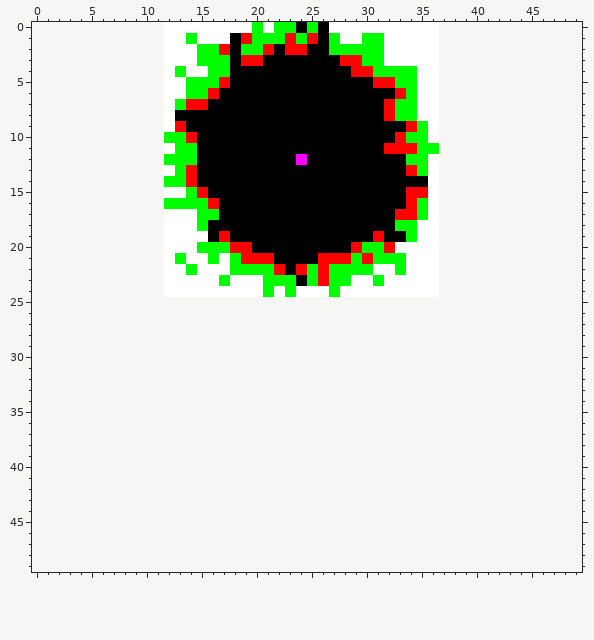
Pixel-art sprite: png_layers/layer_5.png. The picture above was drawn from the file before the commit.
The file is 25x25 pixels. The old version is drawn lined up with the new one, on the new canvas.
Once edited:
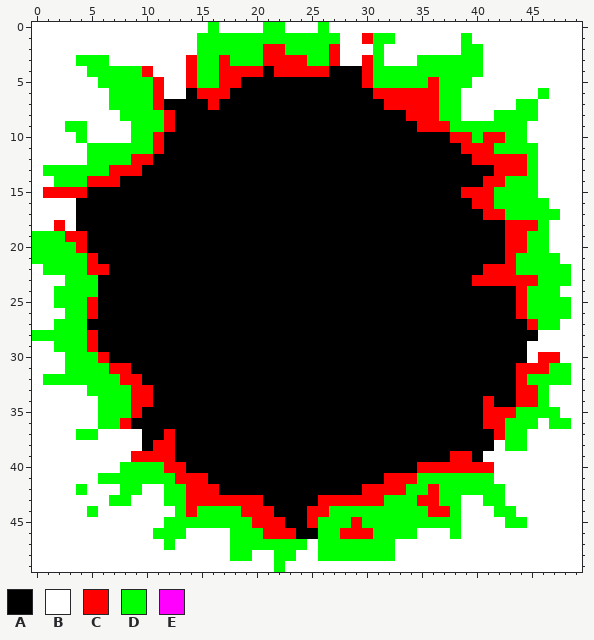
Palette (. is transparent): A #000000  B #ffffff  C #ff0000  D #00ff00  E #ff00ff
Difference:
canvas 25x25 -> 50x50, the old top-left corner now at 12,0
Changed rows in their new state; - is an unchanged pixel.
first column x 0:
 0 BBBBBBBBBBBB----D---BD-BBBD----------BBBBBBBBBBBBB
 1 BBBBBBBBBBBB--BDDDDD---D-DD---C-D----BBDBBBBBBBBBB
 2 BBBBBBBBBBBB-----DD---CDDDDCBBB------BBDDBBBBBBBBB
 3 BBBBDDDBBBBB--C--CDDDCCCCDDCBBC----DDDDDDBBBBBBBBB
 4 BBBBBDDDDDCB-BCD-CCCC-CCCCC--A-----DDDDDDBBBBBBBBB
 5 BBBBBBDDDDDC--C---C-----------CDD--DCDDDBBBBBBBBBB
 6 BBBBBBBDDDDC--AC-C-------------CC-CCCDDBBBBBBBDBBB
 7 BBBBBBBDDDDCAAAAC----------------CCCCDDBBBBBDDBBBB
 8 BBBBBBBBDDDDC-------------------AACCCDDBBBDDDDBBBB
 9 BBBDDBBBBDDDCA--------------------ACCCDDDDDDDBBBBB
10 BBBBDBBBBDDCAAA------------------AAAAACCDCCDDBBBBB
11 BBBBBDDDDDDCAAA-----------------AAAAAAACCCDDDDBBBB
12 BBBBBDDDDCCAAAA---------A---------AAAAAACCCCCDBBBB
13 BDDDDDDCCCAAAAA-------------------AAAAAAAACCCDBBBB
14 BBDDDCCCAAAAAAA---------------------AAAAACCDDDBBBB
15 BCCCCAAAAAAAAAAA------------------AAAAACCCDDDDBBBB
16 BBBBAAAAAAAAAAAAA-----------------AAAAAACCDDDDDBBB
17 BBBBAAAAAAAAAAAAA----------------AAAAAAAACCDDDDDBB
18 BBCBAAAAAAAAAAAA-----------------AAAAAAAAAACCCDBBB
19 DDDCCAAAAAAAAAAA-A-------------A--AAAAAAAAACCDDBBB
20 DDDDCAAAAAAAAAAAAAAA---------AAAAAAAAAAAAAACCDDBBB
21 DDDDDCAAAAAAAAAAAAAAAA----AAAAAAAAAAAAAAAAACDDDDBB
22 BDDDDCCAAAAAAAAAAAAAAAA-AAAAAAAAAAAAAAAAACCCDDDDDB
23 BBBDDDAAAAAAAAAAAAAAAAAA-AAAAAAAAAAAAAAACCCCCCDDDB
24 BBDDDDAAAAAAAAAAAAAAAAAAAAAAAAAAAAAAAAAAAAAACDDDBB
25 BBDDDCAAAAAAAAAAAAAAAAAAAAAAAAAAAAAAAAAAAAAACDDDDB
26 BBBDDCAAAAAAAAAAAAAAAAAAAAAAAAAAAAAAAAAAAAAACDDDDB
27 BBDDDAAAAAAAAAAAAAAAAAAAAAAAAAAAAAAAAAAAAAAAACDDBB
28 DDDDDCAAAAAAAAAAAAAAAAAAAAAAAAAAAAAAAAAAAAAAAABBBB
29 BBDDDCAAAAAAAAAAAAAAAAAAAAAAAAAAAAAAAAAAAAAAABBBBB
30 BBBDDDCAAAAAAAAAAAAAAAAAAAAAAAAAAAAAAAAAAAAAABCCBB
31 BBBDDDDCCAAAAAAAAAAAAAAAAAAAAAAAAAAAAAAAAAAACCCDDB
32 BDDDDDDDCCAAAAAAAAAAAAAAAAAAAAAAAAAAAAAAAAAACDDDDB
33 BBBBBDDDDCCAAAAAAAAAAAAAAAAAAAAAAAAAAAAAAAAACCDBBB
34 BBBBBBDDDCCAAAAAAAAAAAAAAAAAAAAAAAAAAAAAACAACCDBBB
35 BBBBBBDDDCAAAAAAAAAAAAAAAAAAAAAAAAAAAAAAACCCDDDDBB
36 BBBBBBDDCAAAAAAAAAAAAAAAAAAAAAAAAAAAAAAAACCDDDBDDB
37 BBBBDDBBBBAACAAAAAAAAAAAAAAAAAAAAAAAAAAAAACDDBBBBB
38 BBBBBBBBBBACCAAAAAAAAAAAAAAAAAAAAAAAAAAAAABDDBBBBB
39 BBBBBBBBBCCCCAAAAAAAAAAAAAAAAAAAAAAAAACCABBBBBBBBB
40 BBBBBBBBDDDDCCAAAAAAAAAAAAAAAAAAAAACCCCCCCBBBBBBBB
41 BBBBBBDDDDDDDCCCAAAAAAAAAAAAAAAACCCDDDDDDDBBBBBBBB
42 BBBBDBBBDDBBDDCCCAAAAAAAAAAAAACCCCDDCDDDDDDBBBBBBB
43 BBBBBBBDDBBBDDCCCCCCCAAAAACCCCCCDDDCCDDBBDDBBBBBBB
44 BBBBBDBBBBBBBDCDDDDCCCAAACCDDDDDDDDDCCDBBBDDBBBBBB
45 BBBBBBBBBBBBDDDDDDDDCCCAACDDDCDDDDDDDDDBBBBDDBBBBB
46 BBBBBBBBBBBDDDBBBBDDDCCCAADDCCCDDDDBBBDBBBBBBBBBBB
47 BBBBBBBBBBBBDBBBBBDDDDDDDBDDDDDDDBBBBBBBBBBBBBBBBB
48 BBBBBBBBBBBBBBBBBBDDBBDDBBDDDDDDDBBBBBBBBBBBBBBBBB
49 BBBBBBBBBBBBBBBBBBBBBBDBBBBBBBBBBBBBBBBBBBBBBBBBBB
Where, in picture pixels (left, top, right, bottom), the same in both pictures:
changed: (32, 22, 582, 572)
